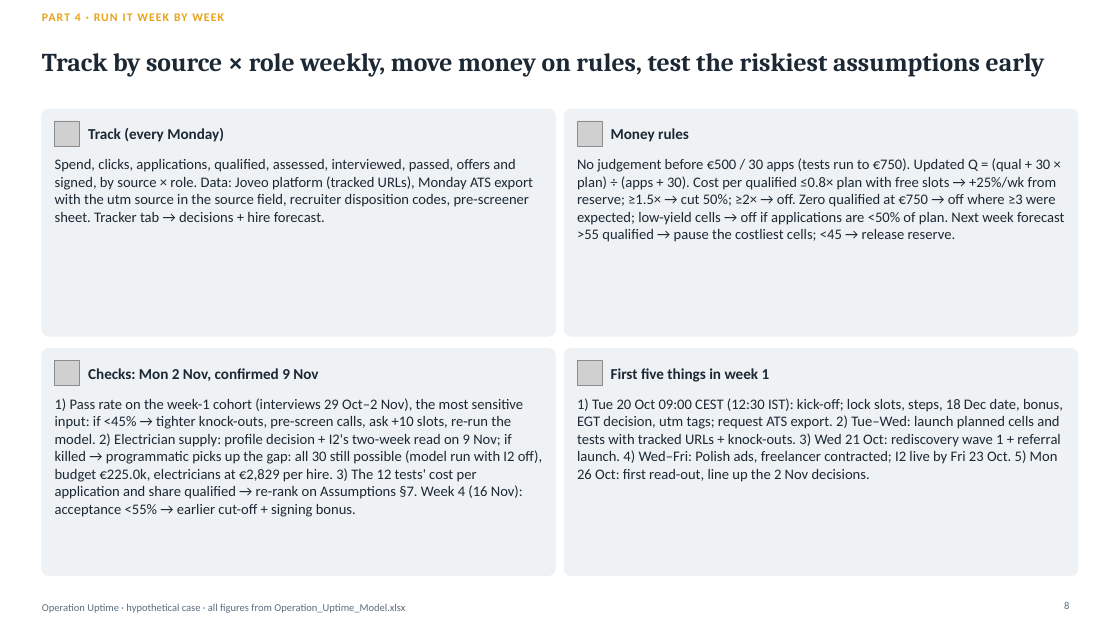
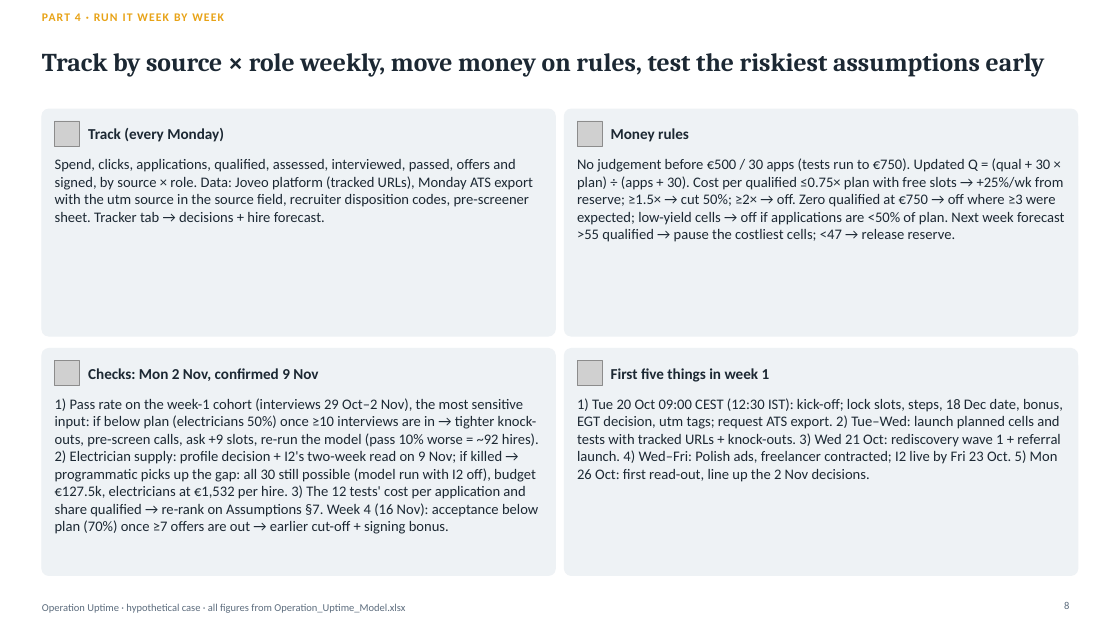
Before and after one commit to Anurag160596/haystack, a slide deck: slide 8 of operation_uptime/Operation_Uptime_Deck.pptx. Drawn at 1120x630 pixels with LibreOffice and Linux fonts; fonts in the diff are those of the drawing; grey boxes stand for pictures. Boxes give left, top, right and bottom in pixels: in the first picture for what was removed or moved away, otherwise in the second. Text is boxed around its words. In the diff, an @@ line names an element or a change of style, - is before the commit and + after.

```diff
--- a/operation_uptime/Operation_Uptime_Deck.pptx
+++ b/operation_uptime/Operation_Uptime_Deck.pptx
@@ text at (577, 158, 1064, 242): text changed @@
-No judgement before €500 / 30 apps (tests run to €750). Updated Q = (qual + 30 × plan) ÷ (apps + 30). Cost per qualified ≤0.8× plan with free slots → +25%/wk from reserve; ≥1.5× → cut 50%; ≥2× → off. Zero qualified at €750 → off where ≥3 were expected; low-yield cells → off if applications are <50% of plan. Next week forecast >55 qualified → pause the costliest cells; <45 → release reserve.
+No judgement before €500 / 30 apps (tests run to €750). Updated Q = (qual + 30 × plan) ÷ (apps + 30). Cost per qualified ≤0.75× plan with free slots → +25%/wk from reserve; ≥1.5× → cut 50%; ≥2× → off. Zero qualified at €750 → off where ≥3 were expected; low-yield cells → off if applications are <50% of plan. Next week forecast >55 qualified → pause the costliest cells; <47 → release reserve.
@@ text at (55, 398, 539, 534): text changed @@
-1) Pass rate on the week-1 cohort (interviews 29 Oct–2 Nov), the most sensitive input: if <45% → tighter knock-outs, pre-screen calls, ask +10 slots, re-run the model. 2) Electrician supply: profile decision + I2's two-week read on 9 Nov; if killed → programmatic picks up the gap: all 30 still possible (model run with I2 off), budget €225.0k, electricians at €2,829 per hire. 3) The 12 tests' cost per application and share qualified → re-rank on Assumptions §7. Week 4 (16 Nov): acceptance <55% → earlier cut-off + signing bonus.
+1) Pass rate on the week-1 cohort (interviews 29 Oct–2 Nov), the most sensitive input: if below plan (electricians 50%) once ≥10 interviews are in → tighter knock-outs, pre-screen calls, ask +9 slots, re-run the model (pass 10% worse = ~92 hires). 2) Electrician supply: profile decision + I2's two-week read on 9 Nov; if killed → programmatic picks up the gap: all 30 still possible (model run with I2 off), budget €127.5k, electricians at €1,532 per hire. 3) The 12 tests' cost per application and share qualified → re-rank on Assumptions §7. Week 4 (16 Nov): acceptance below plan (70%) once ≥7 offers are out → earlier cut-off + signing bonus.
```
Also in this commit, not shown: 7 other slides changed, 8 other files.
